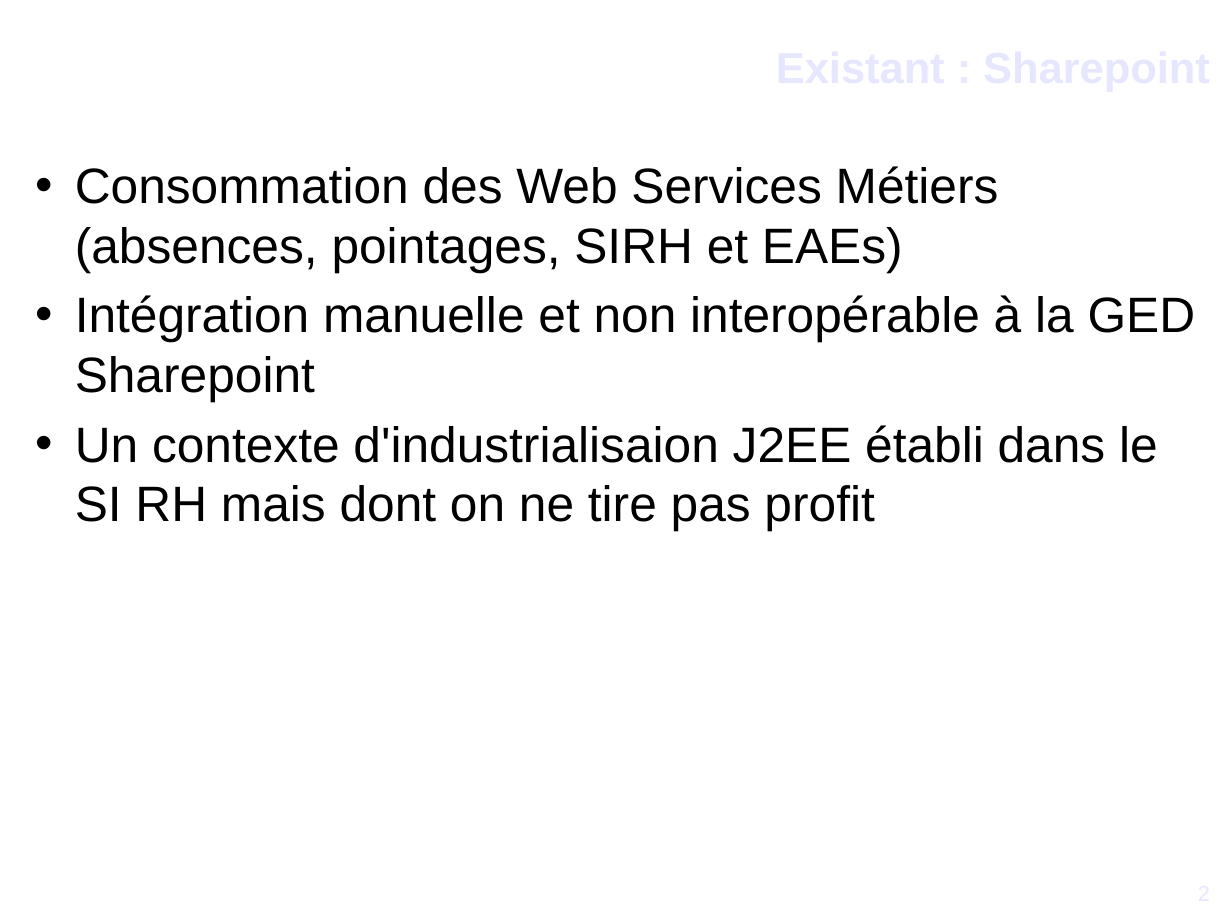
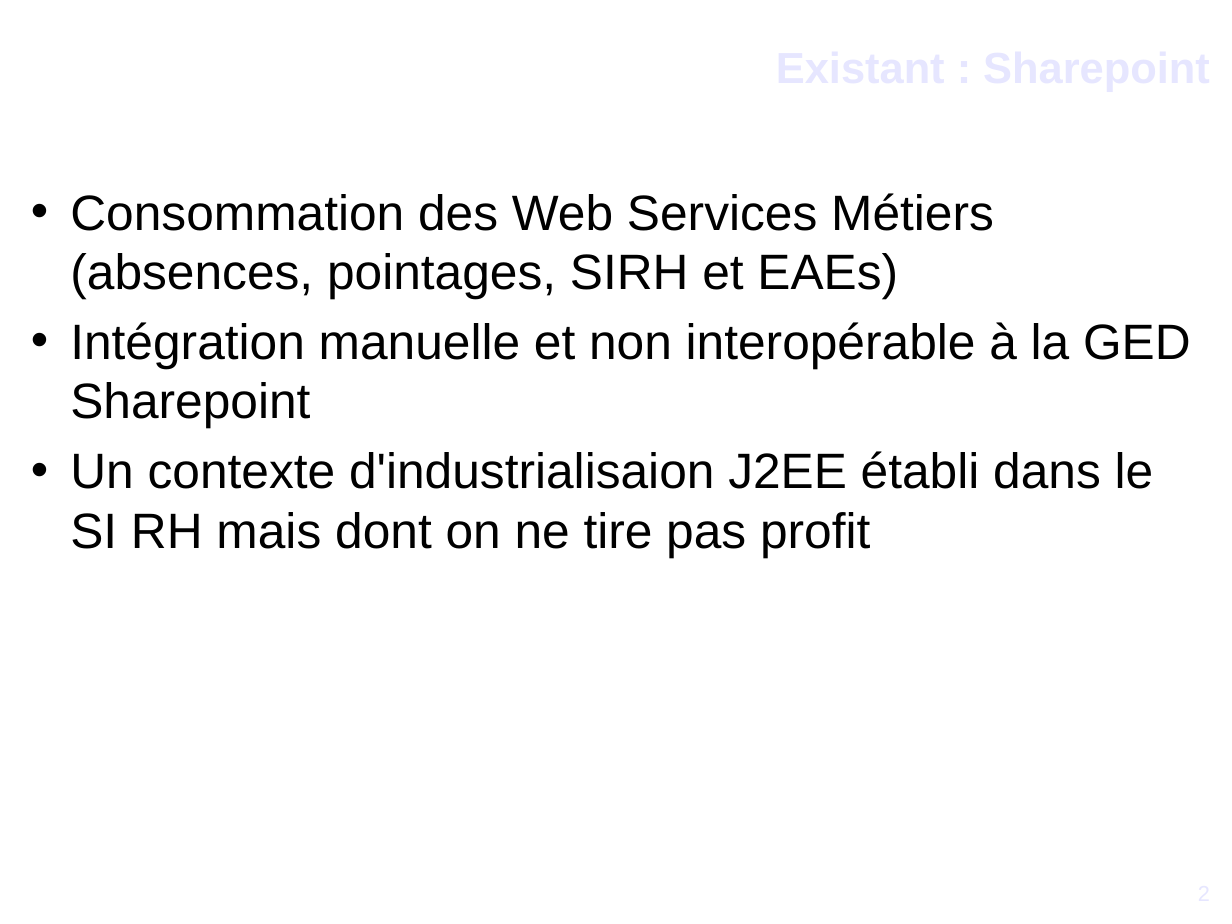
Before and after one commit to DSI-Ville-Noumea/sirh-kiosque-j2ee-old, a slide deck: slide 2 of src/site/resources/Vers_un_Kiosque_RH_J2EE.odp. Drawn at 1232x924 pixels with LibreOffice and Linux fonts; fonts in the diff are those of the drawing; background and template pictures are left out. Boxes give left, top, right and bottom in pixels: in the first picture for what was removed or moved away, otherwise in the second. Text is boxed around its words. In the diff, an @@ line names an element or a change of style, - is before the commit and + after.

```diff
--- a/src/site/resources/Vers_un_Kiosque_RH_J2EE.odp
+++ b/src/site/resources/Vers_un_Kiosque_RH_J2EE.odp
@@ text "Consommation des Web Services Métiers ...": place and size @@
-text "Consommation des Web Services Métiers ..." at bbox=[75, 166, 1196, 531]
+text "Consommation des Web Services Métiers ..." at bbox=[70, 193, 1191, 557]
```
Also in this commit, not shown: 10 other slides changed.
